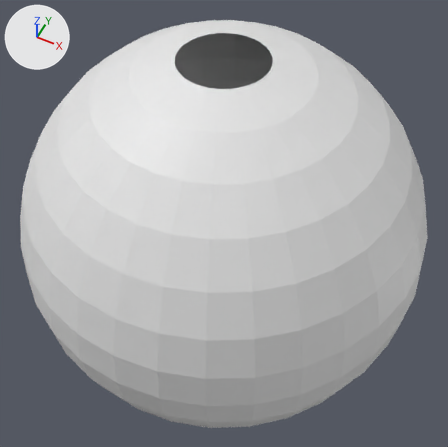
What one commit did to the Blender file Assets/Models/EsferaNormalesInvertidas.blend.
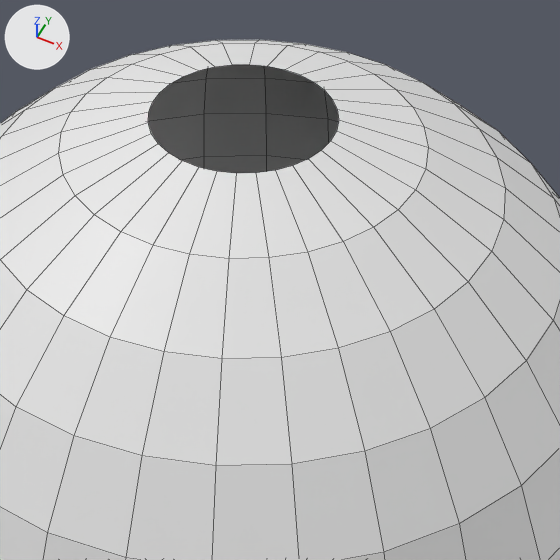
Each version is shown whole from a 50 mm lens placed at (2.93, -5.86, 7.33), pointed at (0.0, 0.01, 0.0), then close up on the part from 22% to 86% of the width and 0% to 64% of the height. Lighting does not change. The marker at upper left points along +X, +Y and +Z. The close-ups show mesh edges as thin lines.

The older version as bpy lines, for what is in view:
```python
me_sphere = bpy.data.meshes.new('Sphere')
me_sphere.from_pydata(...)  # 480 vertices, 448 faces; spans x -1.0..1.0, y -1.0..1.0, z -0.98..0.98
ob_sphere = bpy.data.objects.new('Sphere', me_sphere)
ob_sphere.location = (0.0, 0.0, 0.0)
ob_sphere.scale = (3.07, 3.07, 3.07)
```
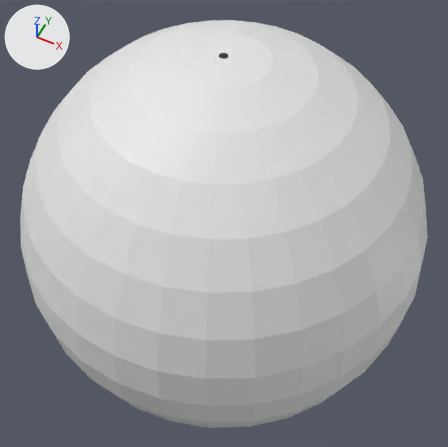
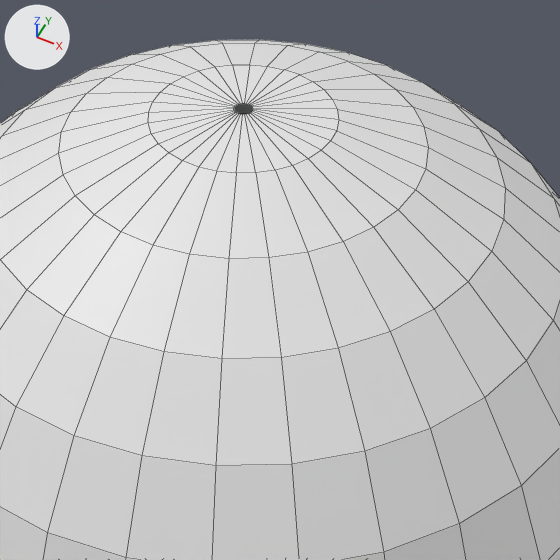
The change, as a diff of the scene's bpy script:
```diff
--- a/Assets/Models/EsferaNormalesInvertidas.blend.py
+++ b/Assets/Models/EsferaNormalesInvertidas.blend.py
@@ me_sphere @@
 # used by ob_sphere; location = (0.0, 0.0, 0.0); scale = (3.07, 3.07, 3.07)
-me_sphere.from_pydata(...)  # 480 vertices, 448 faces; spans x -1.0..1.0, y -1.0..1.0, z -0.98..0.98
+me_sphere.from_pydata(...)  # 544 vertices, 512 faces; spans x -1.0..1.0, y -1.0..1.0, z -1.0..1.0
+# me_sphere part 1
+# 64 vertices are added at x -0.03..0.03, y -0.03..0.03, z -1.0..1.0
+# 64 new faces join them
```

Boxes [x1, y1, x2, y2] around the edits, measured in the close-ups (560 x 560 px):
part 1 of me_sphere, added
    after: [148, 65, 339, 173]
